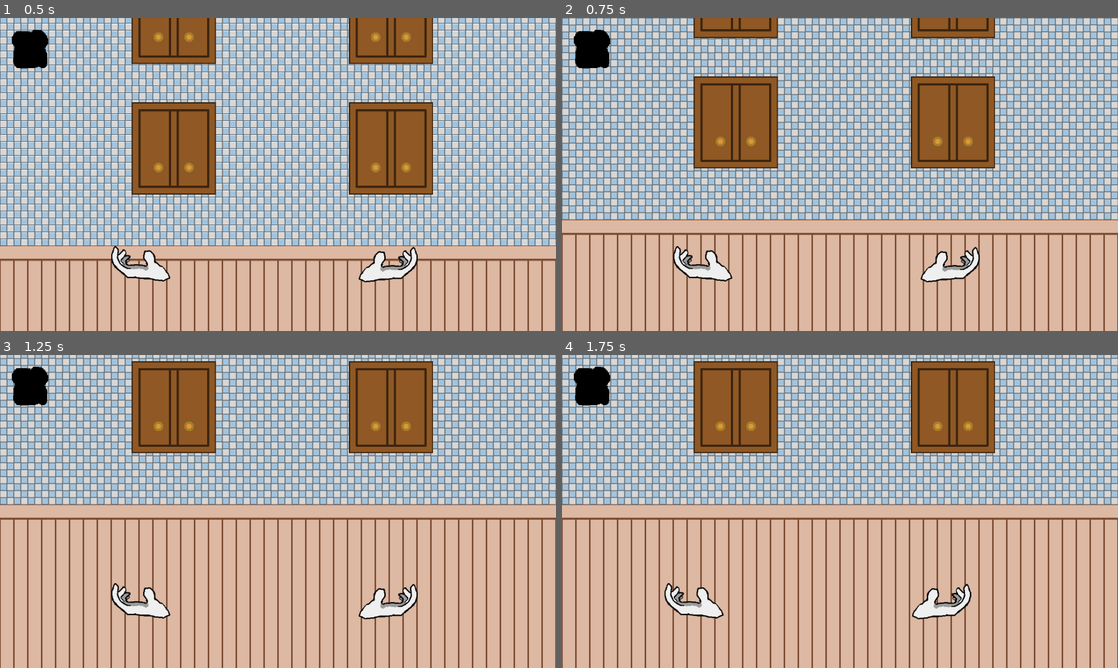
Above: before the commit, frames 1-4 (two rows, left to right).
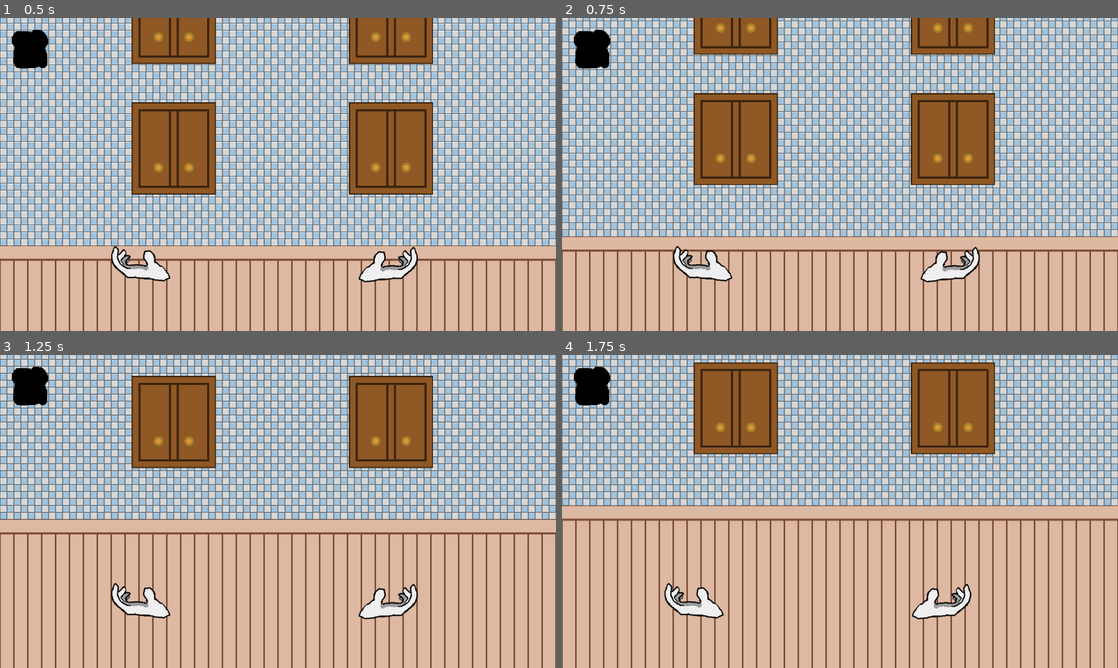
Above: after the commit, the same moments.

Repository: ConnorWhalen/gmtk2018
Game: Godot game, scene res://stage.tscn
Same seed, same stepped clock (60 frames per second), same inputs: the game is played once before the commit and once after it. The engine's default icon, where the game draws it, is replaced by a stand-in: a white triangle on a blue panel in a dark square. Sound files missing from this copy of the repository are replaced by a short silence.
Inputs:
- Up to frame 1 (0.5 s): no input
- Up to frame 2 (0.75 s): tap Enter at 0.5 s; hold S (right_select) from 0.53 s (still down); hold Down (scroll_down) from 0.53 s (still down)
- Up to frame 3 (1.25 s): keep holding S (right_select); keep holding Down (scroll_down)
- Up to frame 4 (1.75 s): release S (right_select) at 1.28 s; release Down (scroll_down) at 1.28 s; hold A (left_select) from 1.28 s (still down); tap Left (scroll_left) at 1.35 s

Frame 1 is identical in both runs. In frame 2, 43% of the frame differs, in the area x 0-100%, y 0-75%; in frame 3, 20%; in frame 4, 13%.

Commit message:
doors shut themselves

Diff:
--- a/checklist_item.gd
+++ b/checklist_item.gd
@@ -10,7 +10,6 @@
 	pass
 
 func size():
-	print(ingredient.get_texture())
 	return ingredient.get_texture().get_size()
 
 func reveal():
--- a/cupboard.gd
+++ b/cupboard.gd
@@ -5,6 +5,7 @@
 var rect
 var type
 var ingredient
+var shut_timer
 
 func _ready():
 	pass
@@ -20,6 +21,11 @@
 	self.close()
 	has_item = true
 	closed = true
+	shut_timer = Timer.new()
+	shut_timer.one_shot = true
+	shut_timer.wait_time = 1
+	add_child(shut_timer)
+	shut_timer.connect("timeout", self, "close")
 
 func open():
 	get_node("closed").visible = false
@@ -37,16 +43,14 @@
 func collect():
 	has_item = false
 	ingredient.visible = false
-	return true
-	return false
 
 func highlight():
 	get_node("closed").scale = Vector2(0.6, 0.6)
-	ingredient.scale = Vector2(0.55, 0.55)
+	ingredient.scale = Vector2(0.9, 0.9)
 
 func unhighlight():
 	get_node("closed").scale = Vector2(0.55, 0.55)
-	ingredient.scale = Vector2(0.5, 0.5)
+	ingredient.scale = Vector2(0.75, 0.75)
 
 func collide(point):
 	return rect.has_point(point)
@@ -57,6 +61,7 @@
 func select(type_):
 	if closed:
 		self.open()
+		shut_timer.start()
 	elif has_item and type == type_:
 		self.collect()
 		return true
--- a/player.tscn
+++ b/player.tscn
@@ -5,7 +5,7 @@
 [ext_resource path="res://resources/handRight.png" type="Texture" id=3]
 [ext_resource path="res://resources/handLeft.png" type="Texture" id=4]
 
-[node name="player" type="Node2D" index="0"]
+[node name="player" type="Node2D"]
 
 script = ExtResource( 1 )
 _sections_unfolded = [ "Transform" ]
--- a/stage.tscn
+++ b/stage.tscn
@@ -9,7 +9,7 @@
 [ext_resource path="res://song.tscn" type="PackedScene" id=7]
 [ext_resource path="res://clap.tscn" type="PackedScene" id=8]
 
-[node name="Node2D" type="Node2D"]
+[node name="Node2D" type="Node2D" index="0"]
 
 script = ExtResource( 1 )
 
@@ -56,7 +56,7 @@
 limit_smoothed = false
 drag_margin_h_enabled = false
 drag_margin_v_enabled = false
-smoothing_enabled = false
+smoothing_enabled = true
 smoothing_speed = 5.0
 offset_v = 0.0
 offset_h = 0.0
@@ -68,7 +68,7 @@
 editor_draw_limits = false
 editor_draw_drag_margin = false
 script = ExtResource( 6 )
-_sections_unfolded = [ "Drag Margin", "Limit", "Transform" ]
+_sections_unfolded = [ "Drag Margin", "Limit", "Smoothing", "Transform" ]
 
 [node name="song" parent="." index="3" instance=ExtResource( 7 )]
 
